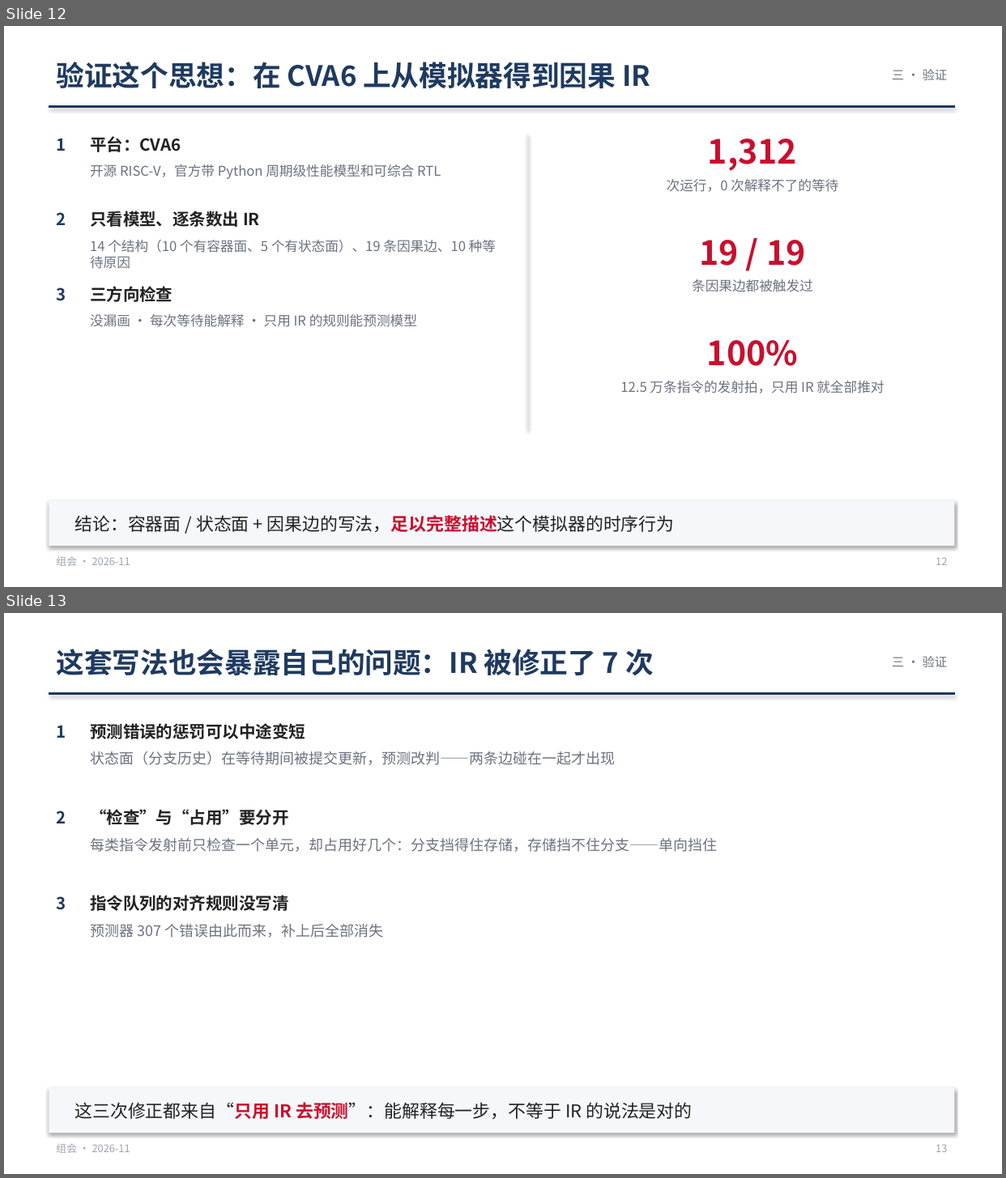
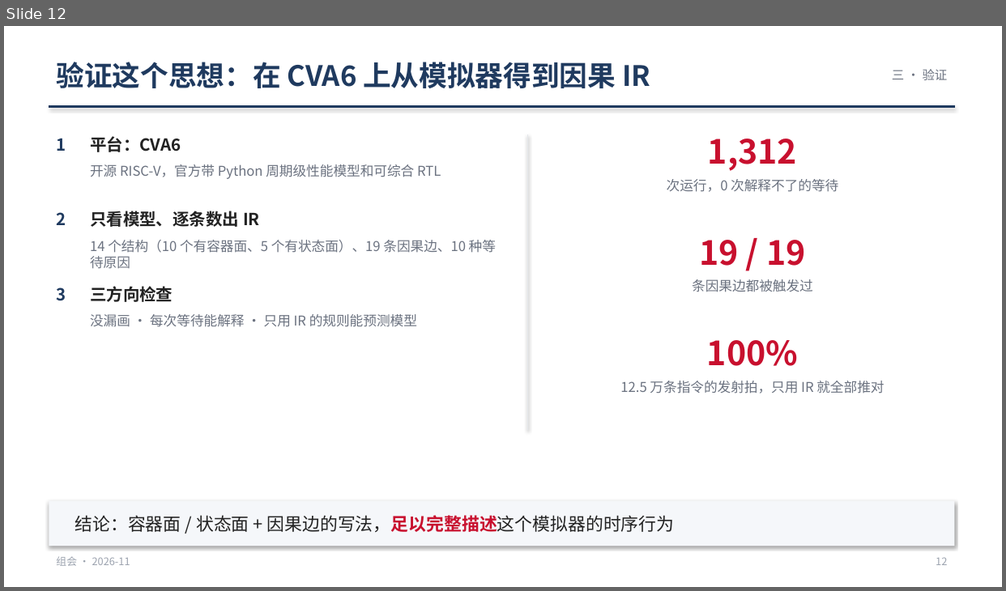
Before and after one commit to WHUDYF/PPT-generate, a slide deck: presentations/group_meeting_20261106/group_meeting_20261106.pptx. Shown one above the other, each under a label of ours: slides 12 and 13 before the commit, slide 12 after it. The pictures are 1006x1178 and 1006x591 pixels, drawn with LibreOffice and Linux fonts; fonts in the diff are those of the drawing. Boxes give left, top, right and bottom in pixels: in the first picture for what was removed or moved away, otherwise in the second. Text is boxed around its words. In the diff, an @@ line names an element or a change of style, - is before the commit and + after.

```diff
--- a/presentations/group_meeting_20261106/group_meeting_20261106.pptx
+++ b/presentations/group_meeting_20261106/group_meeting_20261106.pptx
@@ slide 13 removed at box(4, 613, 1002, 1174), background #FFFFFF @@
@@ text removed at box(56, 649, 654, 676) @@
-这套写法也会暴露自己的问题：IR 被修正了 7 次
@@ text removed at box(892, 656, 948, 667) @@
-三 · 验证
@@ line removed from (49, 694) to (955, 694) @@
@@ text removed at box(56, 725, 66, 738) @@
-1
@@ text removed at box(90, 723, 305, 739) @@
-预测错误的惩罚可以中途变短
@@ text removed at box(90, 752, 615, 765) @@
-状态面（分支历史）在等待期间被提交更新，预测改判——两条边碰在一起才出现
@@ text removed at box(56, 811, 66, 824) @@
-2
@@ text removed at box(90, 809, 289, 825) @@
-“检查”与“占用”要分开
@@ text removed at box(90, 838, 717, 852) @@
-每类指令发射前只检查一个单元，却占用好几个：分支挡得住存储，存储挡不住分支——单向挡住
@@ text removed at box(56, 897, 66, 910) @@
-3
@@ text removed at box(90, 895, 289, 911) @@
-指令队列的对齐规则没写清
@@ text removed at box(90, 924, 383, 938) @@
-预测器 307 个错误由此而来，补上后全部消失
@@ rectangle removed at box(49, 1088, 955, 1133) @@
@@ text removed at box(75, 1102, 692, 1119) @@
-这三次修正都来自“只用 IR 去预测”：能解释每一步，不等于 IR 的说法是对的
@@ text removed at box(56, 1144, 130, 1153) @@
-组会 · 2026-11
@@ text removed at box(936, 1144, 947, 1152) @@
-13
```
Also in this commit, not shown: 2 slides changed, 2 slides added, 7 other files.
